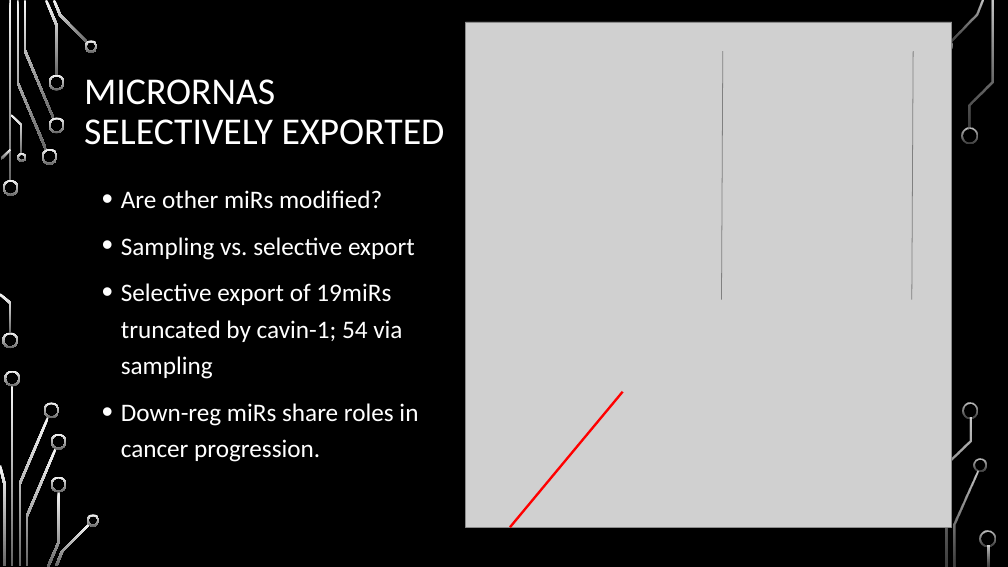
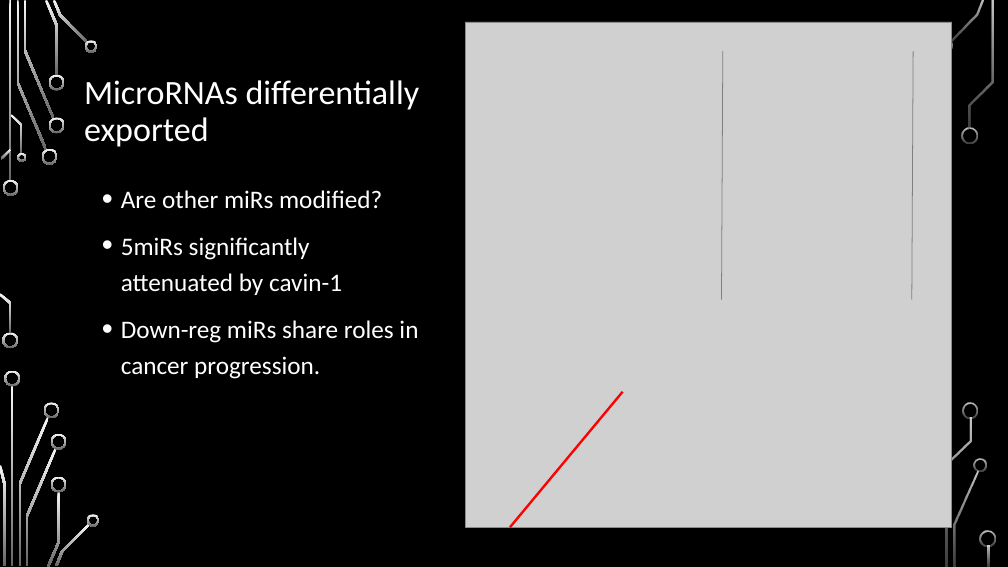
Before and after one commit to HarleyRobinson/Honours2, a slide deck: slide 6 of BackgroundInfo/MeetingSept.pptx. Drawn at 1008x567 pixels with LibreOffice and Linux fonts; fonts in the diff are those of the drawing; grey boxes stand for pictures; background and template pictures are left out. Boxes give left, top, right and bottom in pixels: in the first picture for what was removed or moved away, otherwise in the second. Text is boxed around its words. In the diff, an @@ line names an element or a change of style, - is before the commit and + after.

```diff
--- a/BackgroundInfo/MeetingSept.pptx
+++ b/BackgroundInfo/MeetingSept.pptx
@@ title at (84, 80, 420, 147): text changed; size 36 to 32.4 pt @@
-MICRORNAS SELECTIVELY EXPORTED
+MicroRNAs differentially exported
@@ text at (121, 237, 342, 295): text changed @@
-• Sampling vs. selective export
-• Selective export of 19miRs truncated by cavin-1; 54 via sampling
+• 5miRs significantly attenuated by cavin-1
```
Also in this commit, not shown: 13 other slides changed, 1 slide added, 1 other file.
